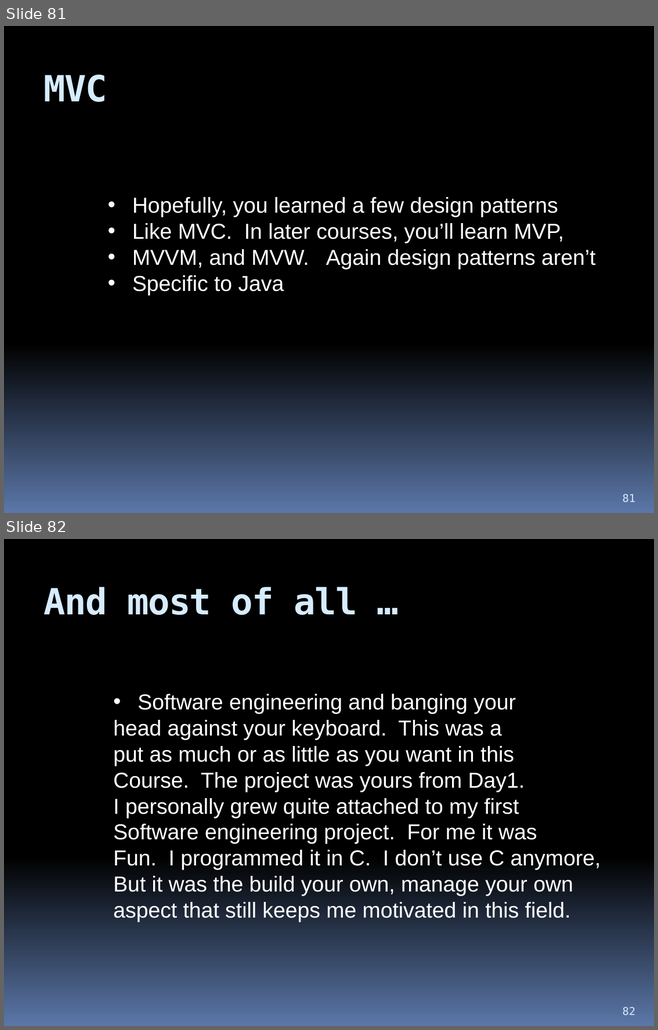
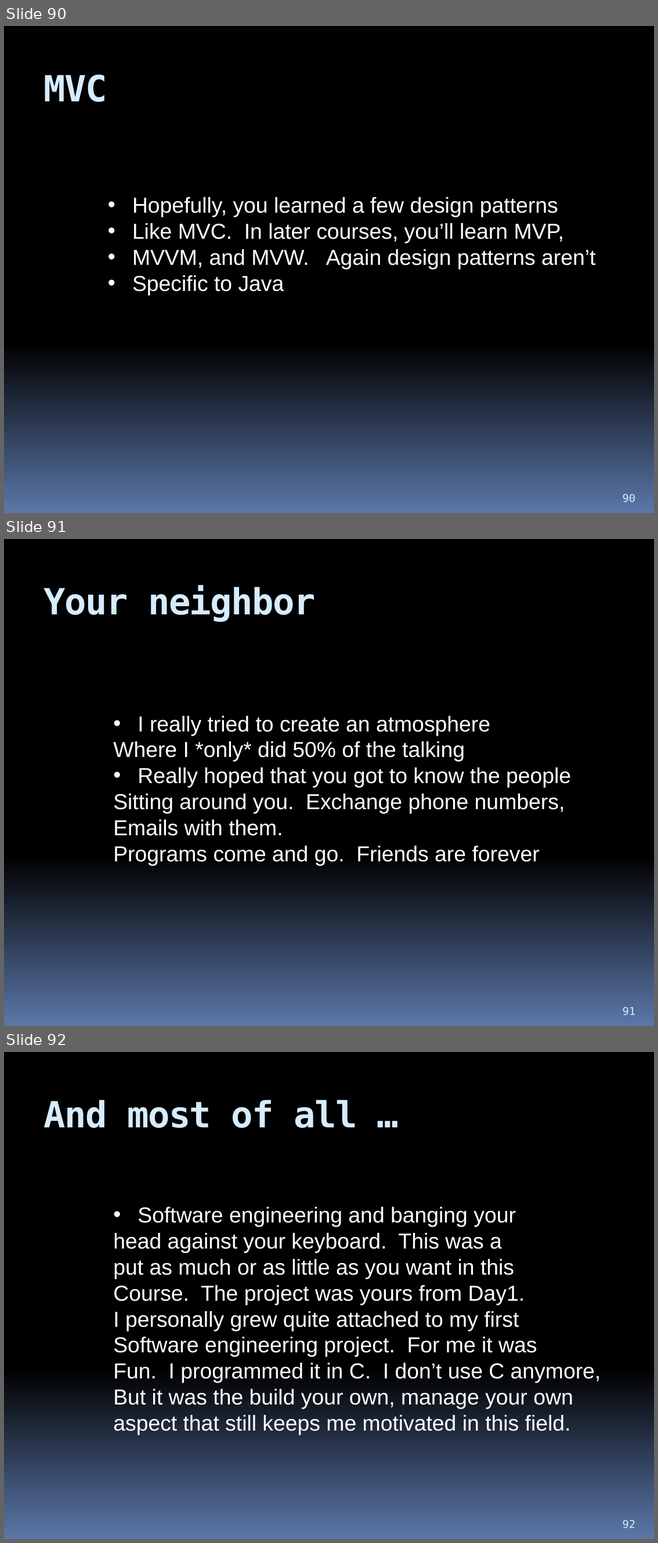
Before and after one commit to hchan/comp2613, a slide deck: coursePresentation.pptx. Shown one above the other, each under a label of ours: slides 81 and 82 before the commit, slides 90, 91 and 92 after it. The pictures are 658x1030 and 658x1543 pixels, drawn with LibreOffice and Linux fonts; fonts in the diff are those of the drawing. Boxes give left, top, right and bottom in pixels: in the first picture for what was removed or moved away, otherwise in the second. Text is boxed around its words. In the diff, an @@ line names an element or a change of style, - is before the commit and + after.

```diff
--- a/coursePresentation.pptx
+++ b/coursePresentation.pptx
@@ slide 91 added at (x1=4, y1=539, x2=654, y2=1026), background gradient #000000 to #5B77A8 @@
@@ title added at (x1=44, y1=585, x2=315, y2=622), 40 pt, text #D6ECFF, bold @@
+Your neighbor
@@ text added at (x1=113, y1=716, x2=571, y2=866), 24 pt, text #FFFFFF @@
+• I really tried to create an atmosphere
+Where I *only* did 50% of the talking
+• Really hoped that you got to know the people
+Sitting around you. Exchange phone numbers,
+Emails with them.
+Programs come and go. Friends are forever
@@ page number added at (x1=622, y1=1007, x2=635, y2=1015), 12 pt, text #D6ECFF @@
+91
@@ what was slide 81 is now slide 90 @@
@@ page number at (x1=622, y1=494, x2=635, y2=502): text changed @@
-81
+90
@@ what was slide 82 is now slide 92 @@
@@ page number at (x1=622, y1=1520, x2=635, y2=1528): text changed @@
-82
+92
```
Also in this commit, not shown: 11 slides changed, 15 other slides added, 6 slides removed, 2 other files.
